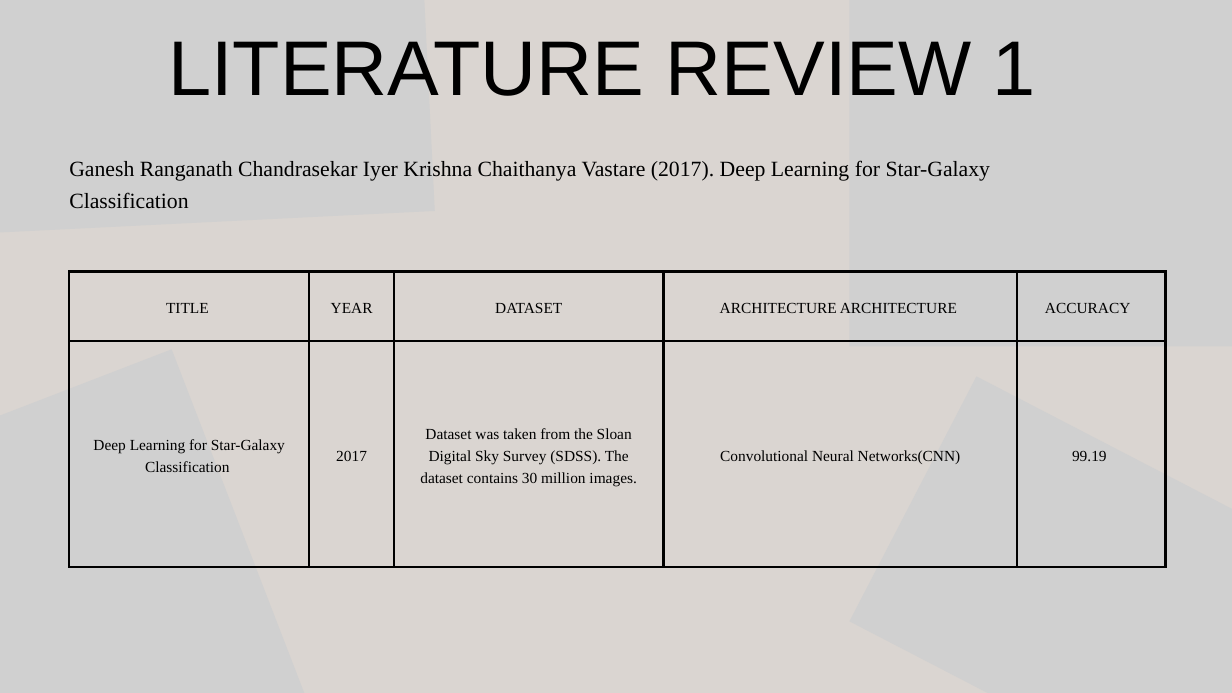
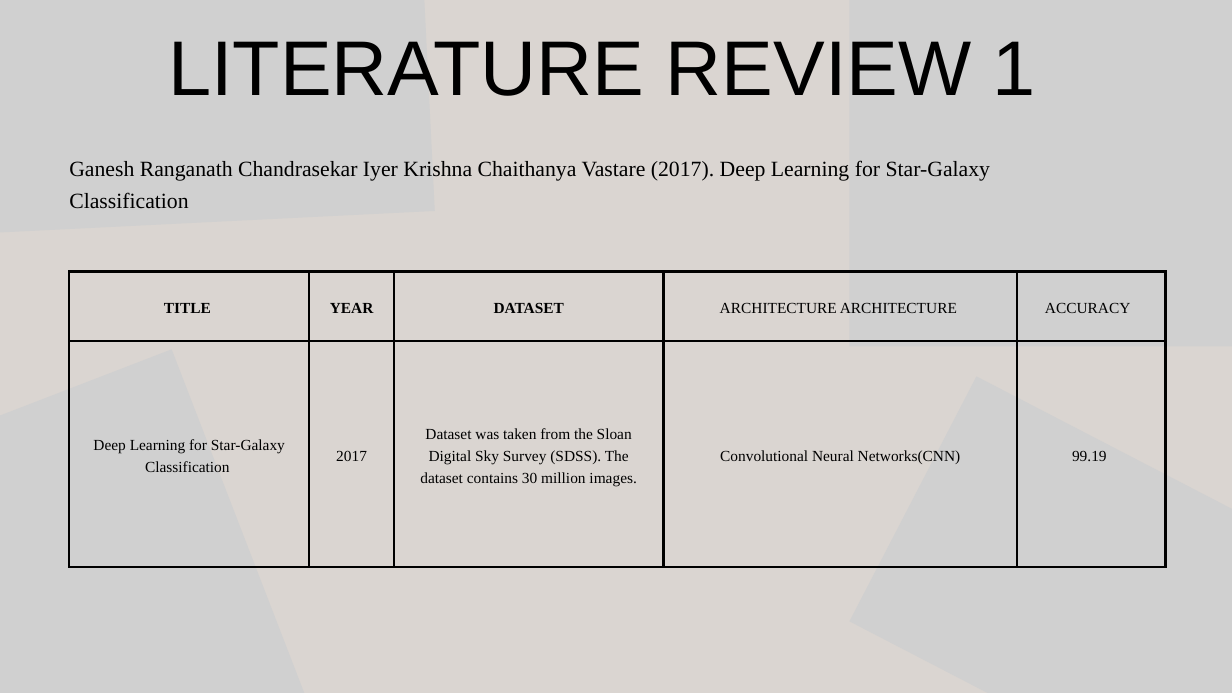
Before and after one commit to AjayDas-M/Star-Galaxy-Classifier-Using-Deep-Learning, a slide deck: slide 5 of docs/Star-Galaxy classification ppt.pptx. Drawn at 1232x693 pixels with LibreOffice and Linux fonts; fonts in the diff are those of the drawing; grey boxes stand for pictures. Boxes give left, top, right and bottom in pixels: in the first picture for what was removed or moved away, otherwise in the second. Text is boxed around its words. In the diff, an @@ line names an element or a change of style, - is before the commit and + after.

```diff
--- a/docs/Star-Galaxy classification ppt.pptx
+++ b/docs/Star-Galaxy classification ppt.pptx
@@ table at (69,272,1165,567) @@
@@ bold on in "TITLE", "YEAR", "DATASET" @@
```
Also in this commit, not shown: 17 other slides changed, 4 slides added, 1 slide removed, 6 other files.
